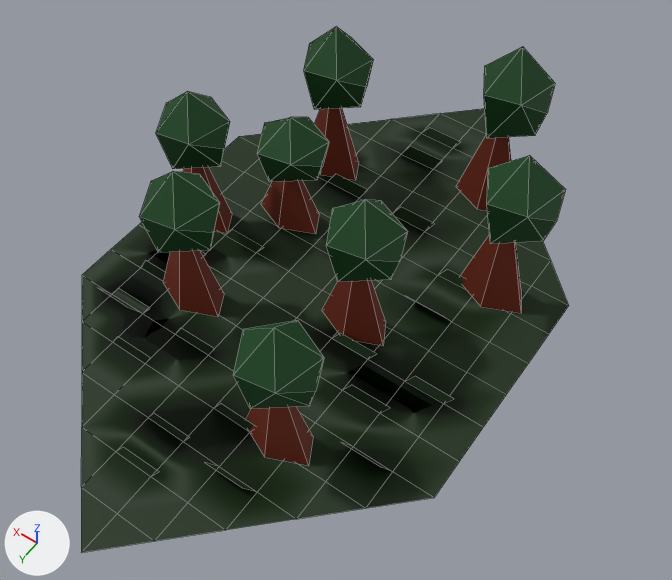
A saved change to the FBX model core/src/main/resources/lumber.fbx.
The view is the same before and after, from a 50 mm lens placed at (-0.0001042, 0.0001365, 0.0002183), pointed at (-0.0000133, 0.0000092, 0.0000183). The lights are fixed; the arrows at lower left show +X, +Y and +Z. Mesh edges are drawn as thin lines. Where no turn or scale is listed for an object, it has been applied to the vertices.
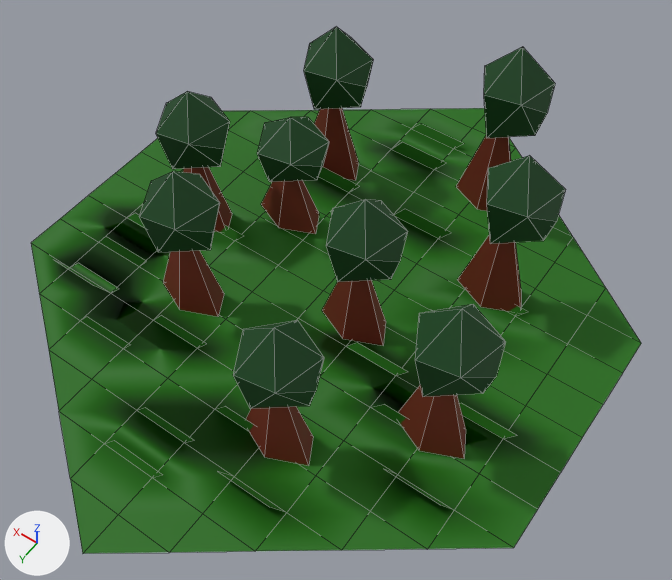
What differs and where, as boxes (x1, y1, x2, y2) in the pictures (672 x 580 px):
'Plane', recoloured, rescaled (25% wider): before (81, 108, 569, 552); after (31, 108, 641, 553)
'Icosphere.008', added: after (398, 304, 506, 459)
    faces in mat_leaf (dark green #024110): (415, 304, 506, 397)
    faces in mat_trunk (brown #6d240b): (398, 385, 466, 459)

Edits to the bpy script that builds the scene:
```text
Change mat_ground:
    mat_ground.base_color: (0.00287, 0.0204, 0.0) -> (0.0103, 0.147, 0.0)  # black #092700 -> dark green #1a6b00
Change ob_plane:
    ob_plane.scale: (0.0001, 0.0001, 0.0001) -> (0.000136, 0.0001, 0.0001)
Add ob_icosphere_008:
    ob_icosphere_008 = bpy.data.objects.new('Icosphere.008', me_icosphere_005.copy())  # the mesh of ob_icosphere_005
    ob_icosphere_008.location = (-0.000056, 0.000023, 0.000042)
```
